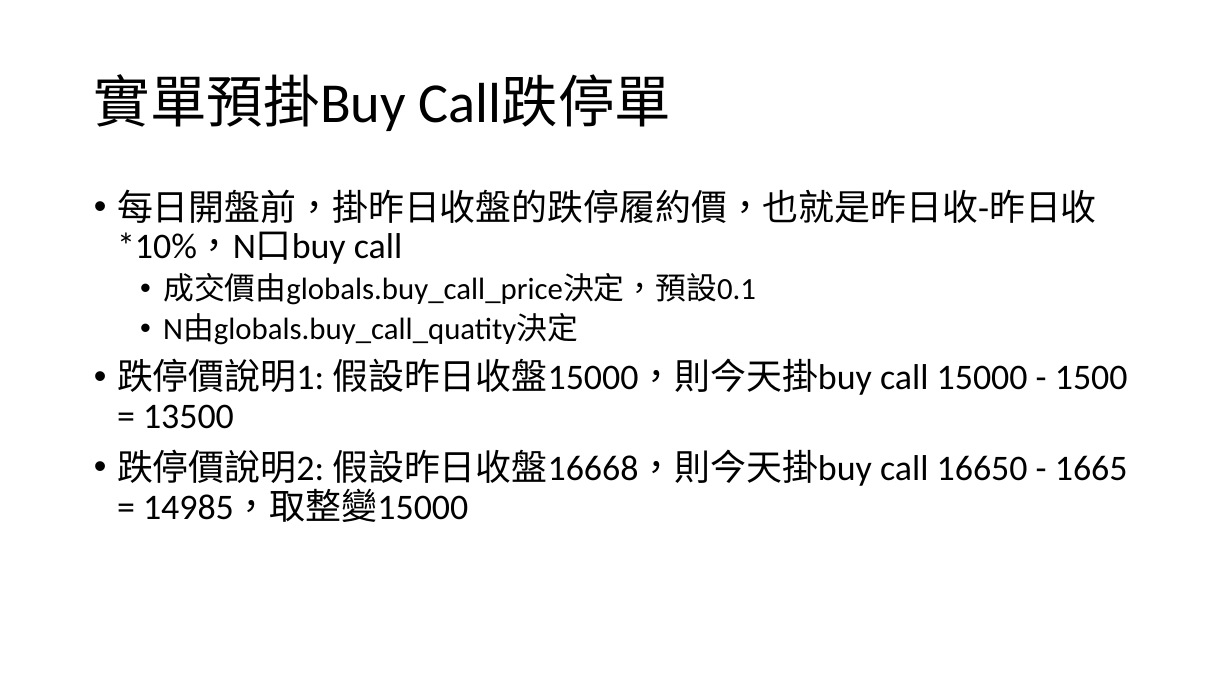
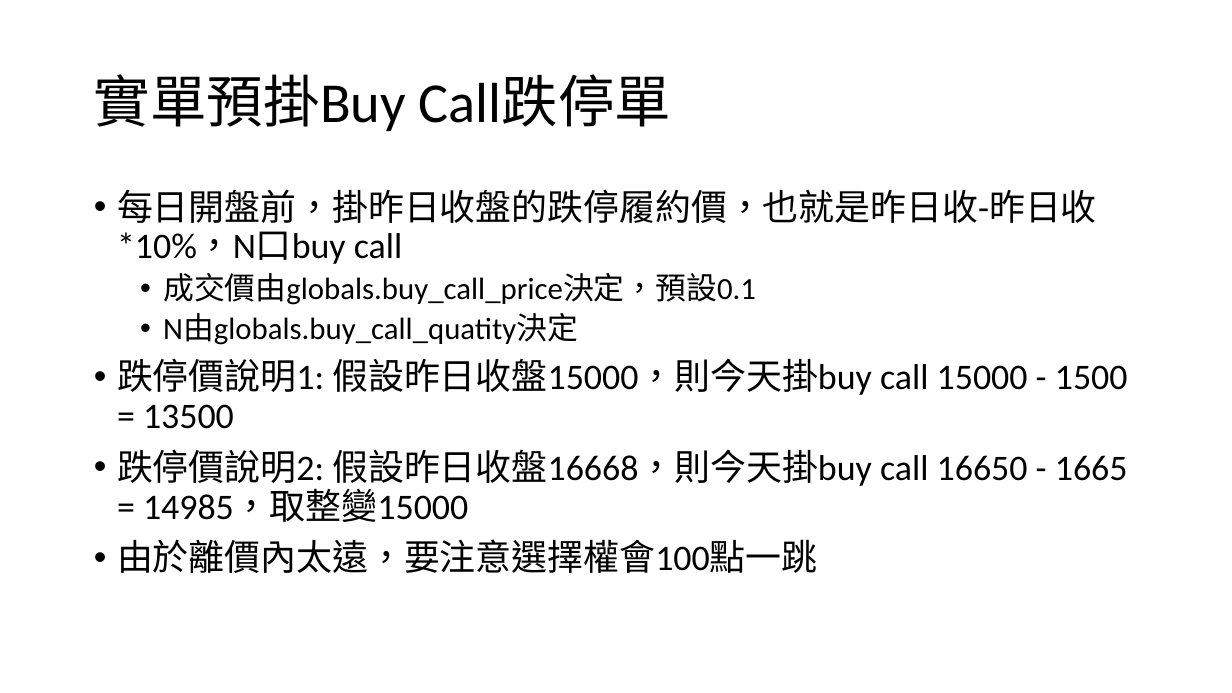
Before and after one commit to youthink0/shioaji-options, a slide deck: slide 13 of 選擇權自動化.pptx. Drawn at 1232x693 pixels with LibreOffice and Linux fonts; fonts in the diff are those of the drawing. Boxes give left, top, right and bottom in pixels: in the first picture for what was removed or moved away, otherwise in the second. Text is boxed around its words. In the diff, an @@ line names an element or a change of style, - is before the commit and + after.

```diff
--- a/選擇權自動化.pptx
+++ b/選擇權自動化.pptx
@@ text at [117, 539, 817, 573]: paragraph added @@
+• 由於離價內太遠，要注意選擇權會100點一跳
```
Also in this commit, not shown: 1 other file.
